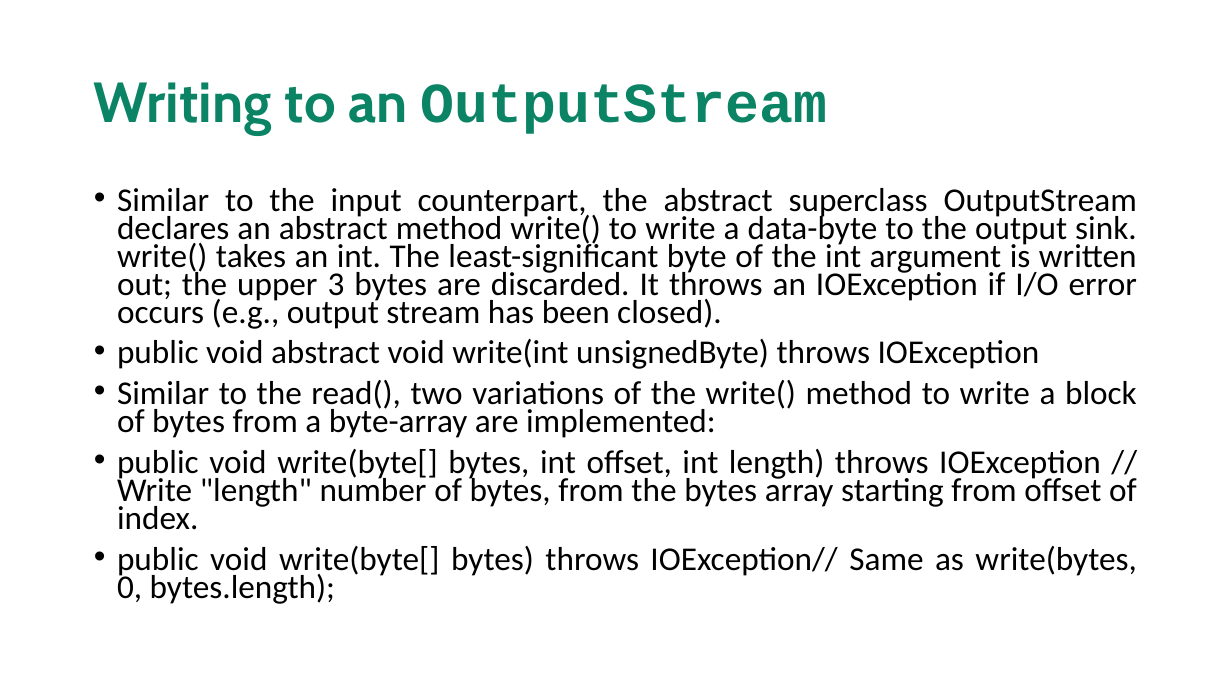
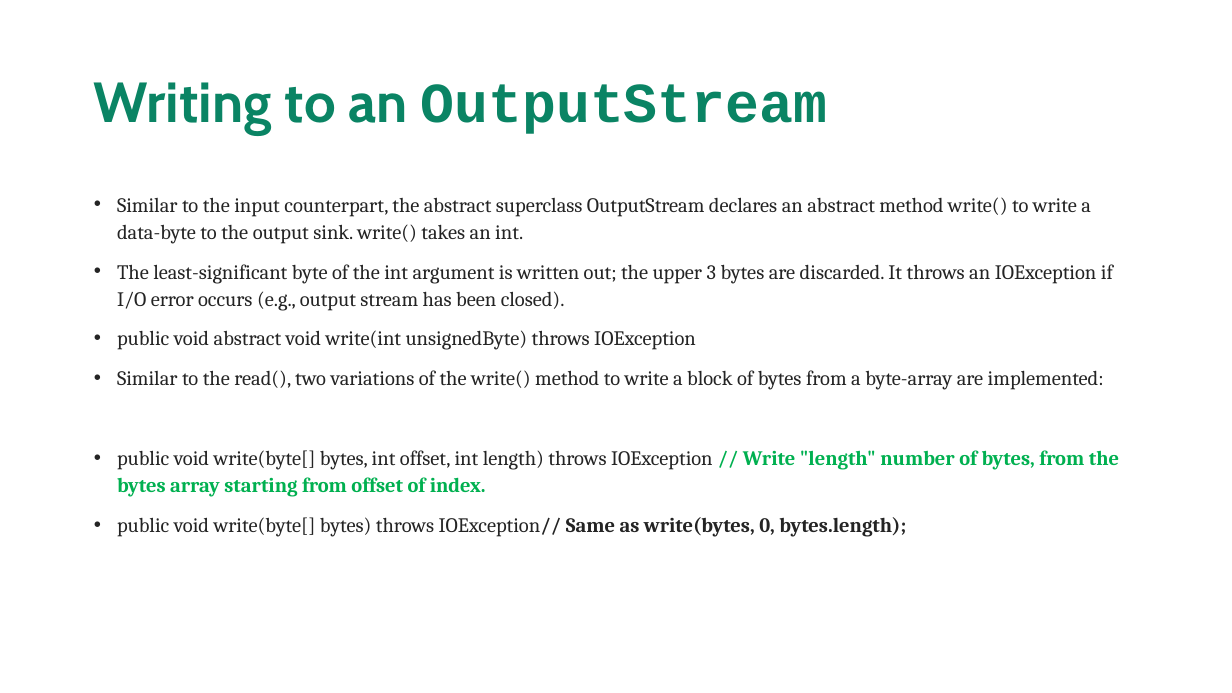
Before and after one commit to maddireddy/Core-Java, a slide deck: slide 169 of Notes/Core_Java.pptx. Drawn at 1232x693 pixels with LibreOffice and Linux fonts; fonts in the diff are those of the drawing. Boxes give left, top, right and bottom in pixels: in the first picture for what was removed or moved away, otherwise in the second. Text is boxed around its words. In the diff, an @@ line names an element or a change of style, - is before the commit and + after.

Commit message:
Updated ppt

```diff
--- a/Notes/Core_Java.pptx
+++ b/Notes/Core_Java.pptx
@@ text at <box>117,197,1113,311</box>: text changed; size 25.9 to 16 pt; font Calibri to Cambria; text colour #000000 to #242424 @@
-• Similar to the input counterpart, the abstract superclass OutputStream declares an abstract method write() to write a data-byte to the output sink. write() takes an int. The least-significant byte of the int argument is written out; the upper 3 bytes are discarded. It throws an IOException if I/O error occurs (e.g., output stream has been closed).
+• Similar to the input counterpart, the abstract superclass OutputStream declares an abstract method write() to write a data-byte to the output sink. write() takes an int.
+• The least-significant byte of the int argument is written out; the upper 3 bytes are discarded. It throws an IOException if I/O error occurs (e.g., output stream has been closed).
@@ text at <box>117,330,1119,537</box>: size 25.9 to 16 pt, font Calibri to Cambria, text colour #000000 to #242424 in "public void abstract void write(int unsignedByte) throws ...", "Similar to the read(), two variations of ...", "public void write(byte[] bytes, int offset, int ...", "public void write(byte[] bytes) throws IOException// Same ..."; text colour #000000 to #00B050 in "// Write "length" number of bytes, from ..."; bold on in "// Write "length" number of bytes, from ...", "IOException// Same as write(bytes, 0, bytes.length);"; alignment justified to left; line spacing 0.7 to 1.1 @@
```
Also in this commit, not shown: 16 other slides changed, 2 slides added.
